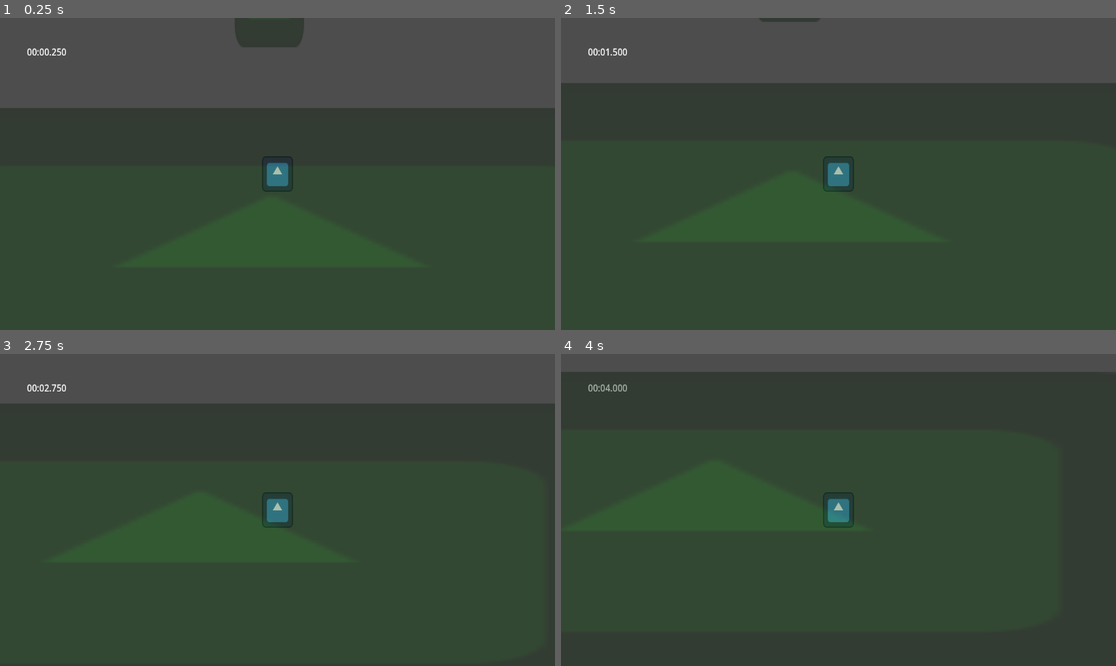
Above: before the commit, frames 1-4 (two rows, left to right).
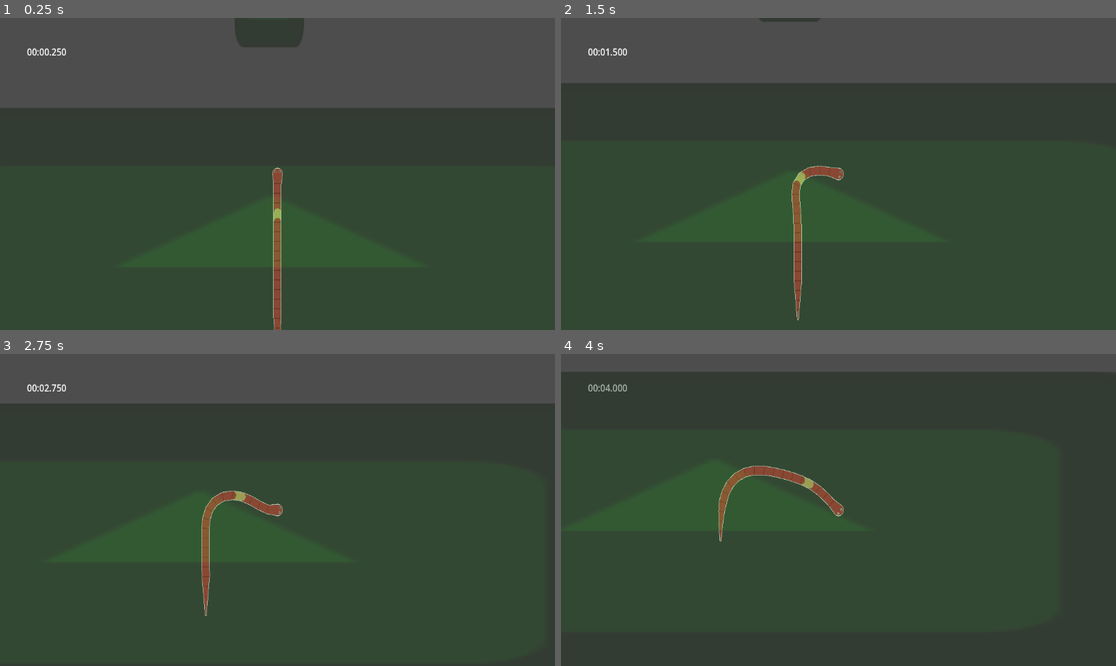
Above: after the commit, the same moments.

Repository: antax02/Mask-Spelet
Game: Godot game, scene res://Scene/main.tscn
Two runs of this game, one before a commit and one after it. Both use one fixed random seed, a clock stepped at 60 frames per second and the inputs below. The engine's default icon, where the game draws it, is replaced by a stand-in: a white triangle on a blue panel in a dark square.
Inputs (mouse positions are in pixels of both pictures, inside the frame that each line leads up to):
- Up to frame 1 (0.25 s): no input
- Up to frame 2 (1.5 s): move the mouse to (960, 158) at 0.52 s; move the mouse to (727, 189) at 1.27 s
- Up to frame 3 (2.75 s): move the mouse to (333, 441) at 2.02 s
- Up to frame 4 (4 s): move the mouse to (810, 572) at 2.77 s; move the mouse to (1005, 556) at 3.52 s

The runs differ from the first frame. In frame 1, 1.0% of the frame differs, in the area x 47-53%, y 44-100%; in frame 2, 1.1%; in frame 3, 1.1%; in frame 4, 1.2%, in the area x 28-53%, y 35-61%.

Commit message:
Refactor worm scene to use PackedScene instance
Replaced the Sprite2D node and its texture with a Worm node instancing a PackedScene. Updated the external resource reference accordingly. Minor cleanup in project.godot to remove a comment from run/main_scene.

Diff:
--- a/Scene/worm.tscn
+++ b/Scene/worm.tscn
@@ -1,7 +1,7 @@
 [gd_scene load_steps=5 format=3 uid="uid://bggnwmnubx1wk"]
 
 [ext_resource type="Script" uid="uid://ct47vaipg3wj6" path="res://Script/worm.gd" id="1_qbvv4"]
-[ext_resource type="Texture2D" uid="uid://dbxt8py5723yj" path="res://icon.svg" id="2_gptef"]
+[ext_resource type="PackedScene" uid="uid://nqfmptmdr0p0" path="res://antons mapp/worm.tscn" id="2_gptef"]
 
 [sub_resource type="CircleShape2D" id="CircleShape2D_gptef"]
 radius = 65.9242
@@ -14,9 +14,6 @@
 scale = Vector2(0.5, 0.5)
 script = ExtResource("1_qbvv4")
 
-[node name="Sprite2D" type="Sprite2D" parent="."]
-texture = ExtResource("2_gptef")
-
 [node name="Area2D" type="Area2D" parent="."]
 
 [node name="CollisionShape2D" type="CollisionShape2D" parent="Area2D"]
@@ -27,5 +24,7 @@
 [node name="CollisionShape2D" type="CollisionShape2D" parent="."]
 shape = SubResource("CapsuleShape2D_gptef")
 
+[node name="Worm" parent="." instance=ExtResource("2_gptef")]
+
 [connection signal="area_entered" from="Area2D" to="." method="_on_area_2d_area_entered"]
 [connection signal="area_exited" from="Area2D" to="." method="_on_area_2d_area_exited"]
--- a/project.godot
+++ b/project.godot
@@ -11,7 +11,7 @@
 [application]
 
 config/name="Mask Spelet"
-run/main_scene="uid://l5xwkiyk7f8m" ; <-- Choose the correct one based on your project
+run/main_scene="uid://l5xwkiyk7f8m"
 config/features=PackedStringArray("4.5", "Forward Plus")
 config/icon="res://icon.svg"
 
